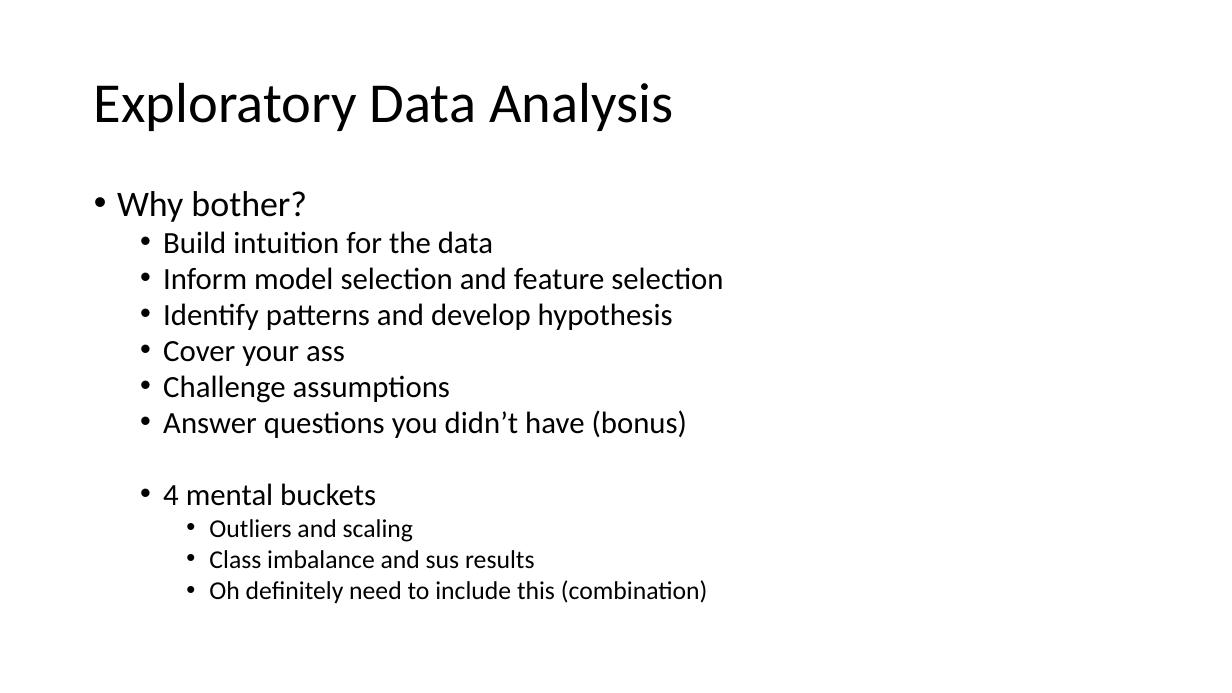
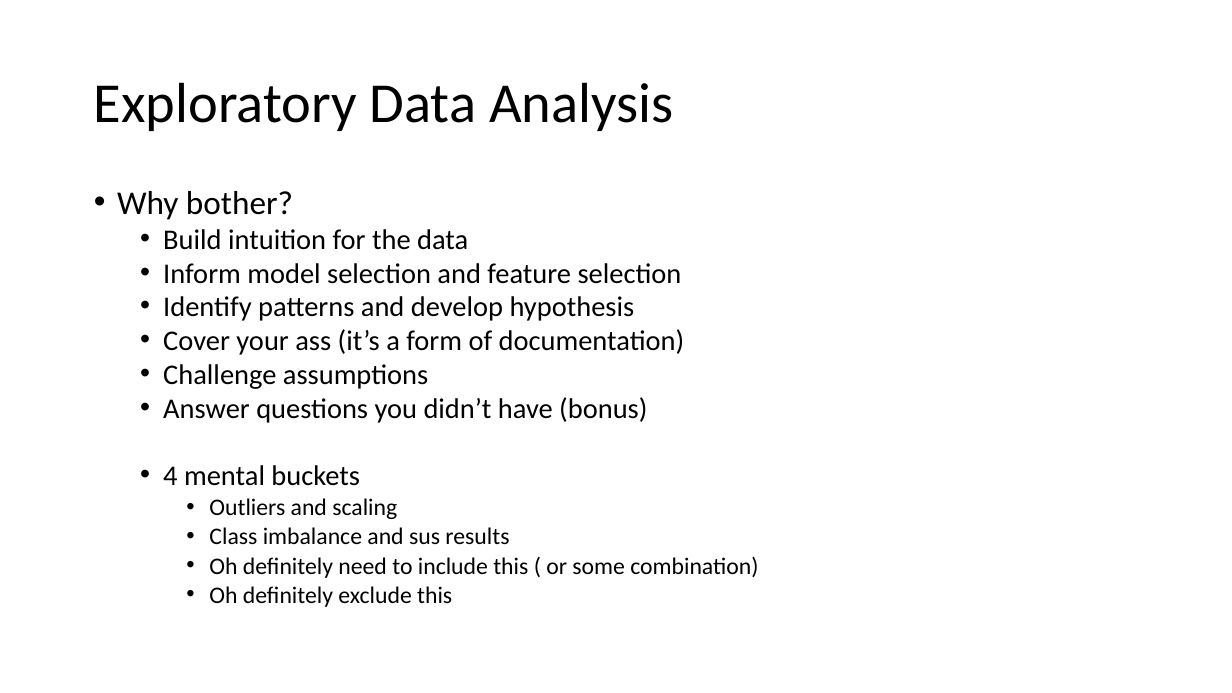
Before and after one commit to jtsw1990/datascience-eda-prezo, a slide deck: slide 6 of Problem Formulation & EDA.pptx. Drawn at 1232x693 pixels with LibreOffice and Linux fonts; fonts in the diff are those of the drawing. Boxes give left, top, right and bottom in pixels: in the first picture for what was removed or moved away, otherwise in the second. Text is boxed around its words. In the diff, an @@ line names an element or a change of style, - is before the commit and + after.

```diff
--- a/Problem Formulation & EDA.pptx
+++ b/Problem Formulation & EDA.pptx
@@ text at (117, 191, 682, 544): size 28 to 25.9 pt in "Why bother?"; size 24 to 22.2 pt in "Build intuition for the data", "Inform model selection and feature selection", "Identify patterns and develop hypothesis", "Challenge assumptions" and 2 more places; size 20 to 18.5 pt in "Outliers and scaling", "Class imbalance and sus results" @@
@@ text at (163, 329, 685, 355): text changed; size 24 to 22.2 pt @@
-  • Cover your ass
+  • Cover your ass (it’s a form of documentation)
@@ text at (209, 557, 758, 607): text changed; size 20 to 18.5 pt @@
-    • Oh definitely need to include this (combination)
+    • Oh definitely need to include this ( or some combination)
+    • Oh definitely exclude this
```
Also in this commit, not shown: 1 other slide changed, 2 slides added, 2 other files.
